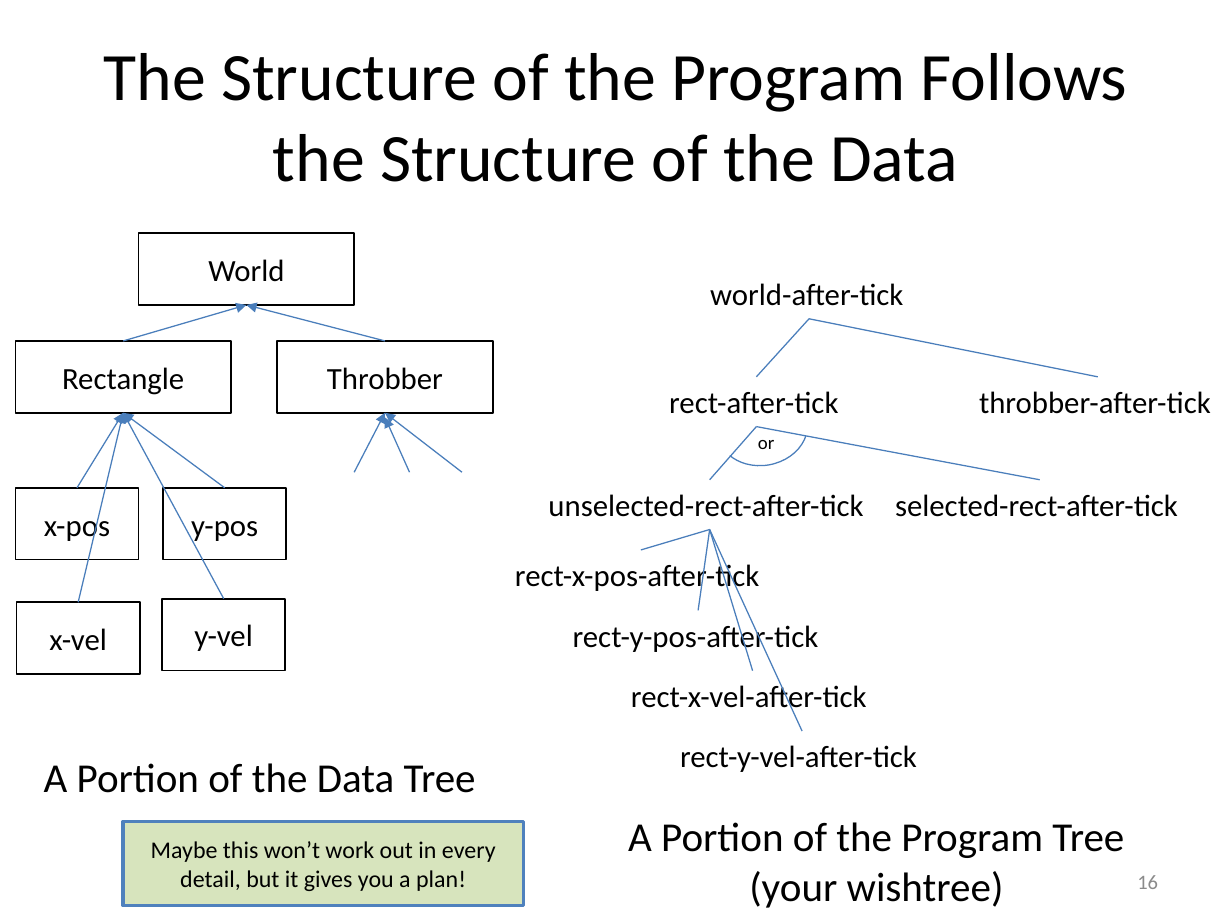
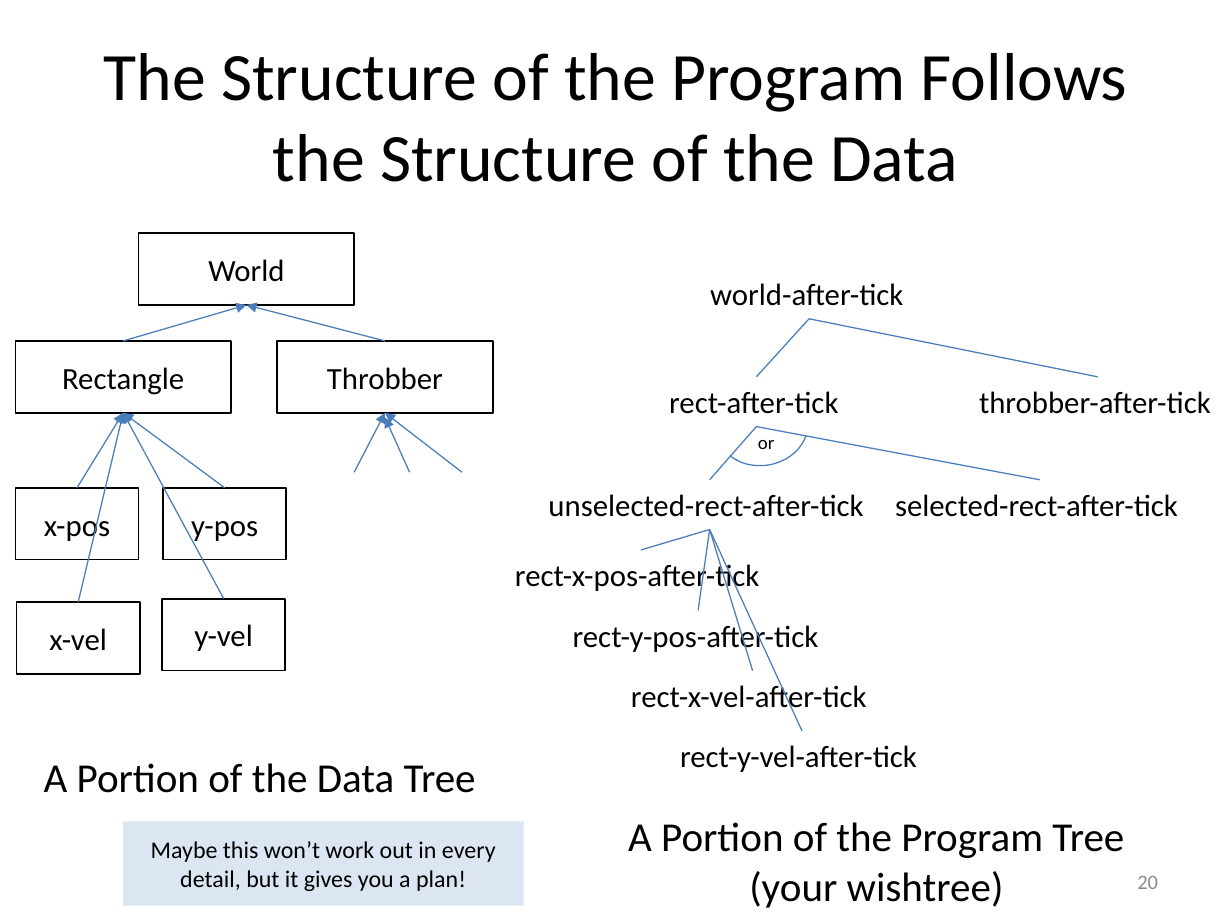
Before and after one commit to mwand/cs5010f16, a slide deck: slide 20 of Slides/Lesson 12.1 The Last Lecture.pptx (slide 16 before the commit). Drawn at 1232x924 pixels with LibreOffice and Linux fonts; fonts in the diff are those of the drawing. Boxes give left, top, right and bottom in pixels: in the first picture for what was removed or moved away, otherwise in the second. Text is boxed around its words. In the diff, an @@ line names an element or a change of style, - is before the commit and + after.

```diff
--- a/Slides/Lesson 12.1 The Last Lecture.pptx
+++ b/Slides/Lesson 12.1 The Last Lecture.pptx
@@ rectangle "Maybe this won’t work out ..." at [123, 822, 524, 906]: fill #D7E4BD to #DCE6F2; outline #4F81BD 2 pt to none @@
@@ page number at [1137, 876, 1158, 889]: text changed @@
-16
+20
```
Also in this commit, not shown: 10 other slides changed, 5 slides added, 3 slides removed.
